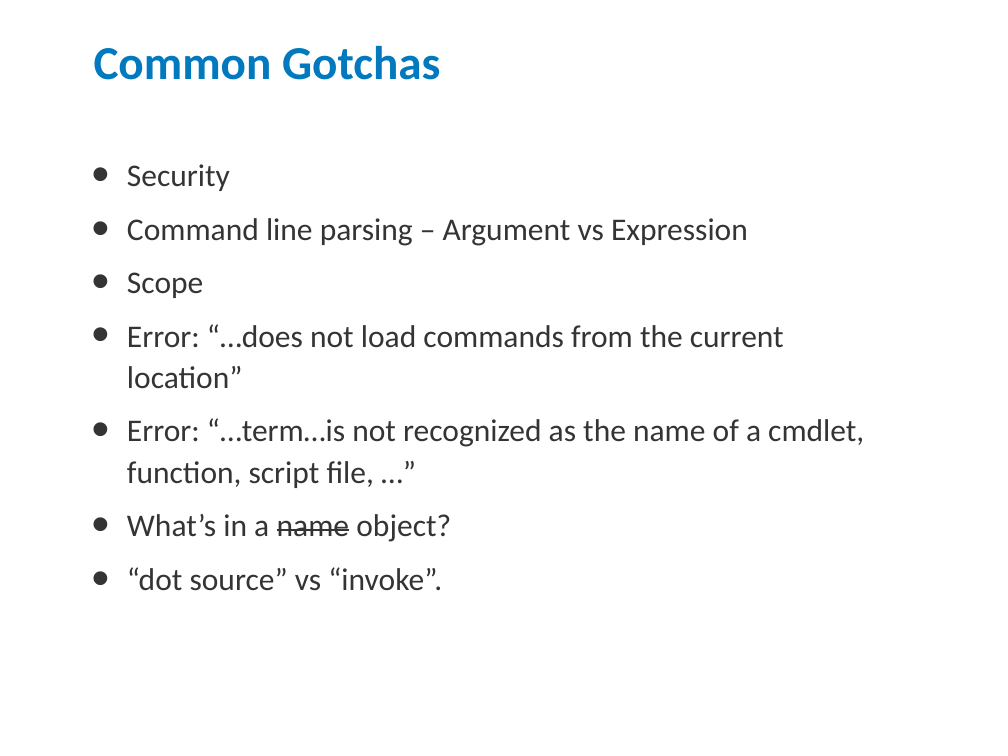
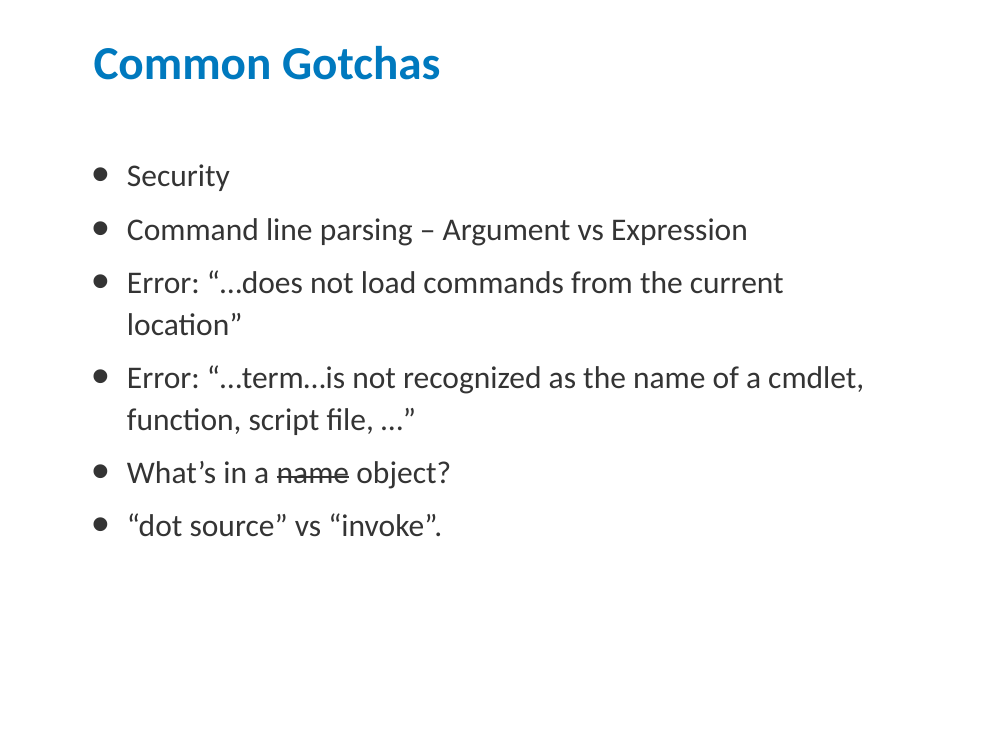
Before and after one commit to jrbirdmanFA/HolyPowerShellBATman, a slide deck: slide 36 of Holy PowerShell, BATman! - Dogfood Edition.pptx (slide 35 before the commit). Drawn at 1008x756 pixels with LibreOffice and Linux fonts; fonts in the diff are those of the drawing; background and template pictures are left out. Boxes give left, top, right and bottom in pixels: in the first picture for what was removed or moved away, otherwise in the second. Text is boxed around its words. In the diff, an @@ line names an element or a change of style, - is before the commit and + after.

```diff
--- a/Holy PowerShell, BATman! - Dogfood Edition.pptx
+++ b/Holy PowerShell, BATman! - Dogfood Edition.pptx
@@ text at [127,272,203,298]: paragraph removed @@
-• Scope
```
Also in this commit, not shown: 6 other slides changed, 1 slide added.
